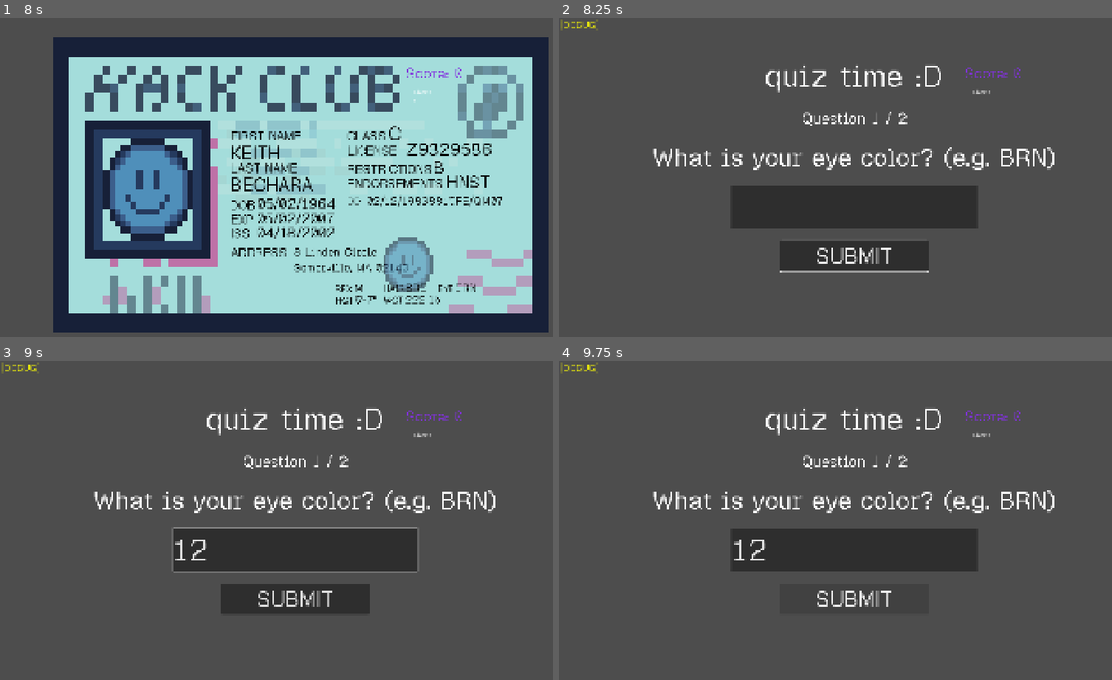
Above: before the commit, frames 1-4 (two rows, left to right).
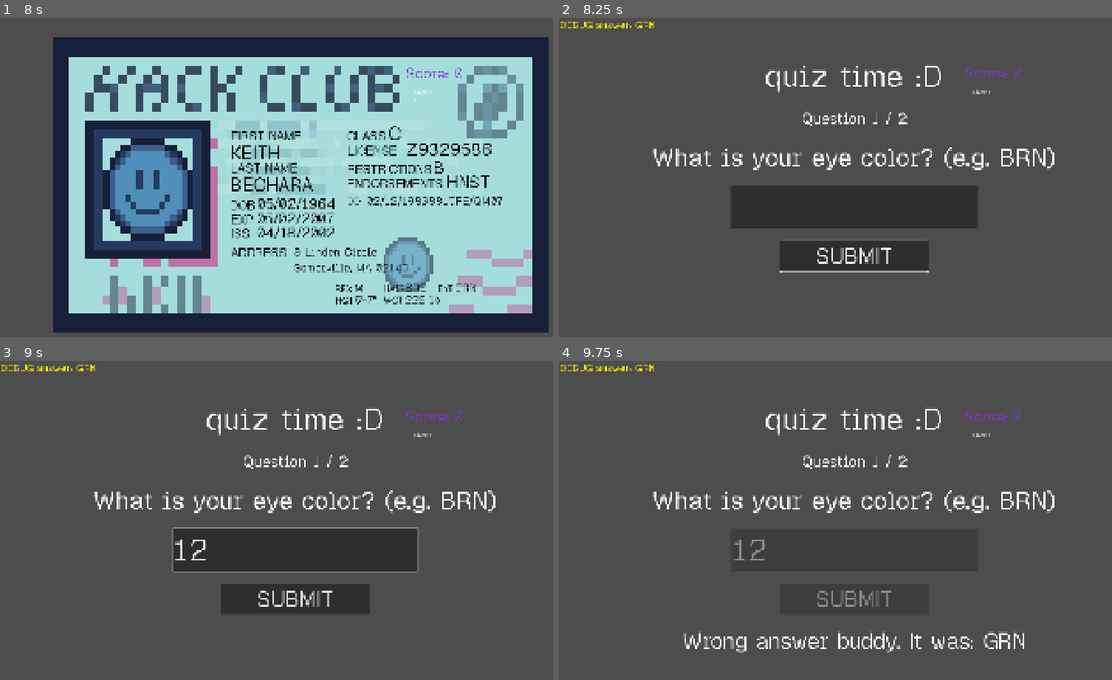
Above: after the commit, the same moments.

Repository: itstntcraft123/fake-an-id
Game: Godot game, scene res://scenes/game.tscn
The game is run twice, just before and just after one commit, with the same random seed, the same clock (stepped at 60 frames per second) and the same inputs. This scene is started directly instead of the project's main scene.
Inputs (mouse positions are in pixels of both pictures, inside the frame that each line leads up to):
- Up to frame 1 (8 s): tap Enter at 0.5, 2, 3.5 s; move the mouse to (425, 167) at 0.52 s; hold Right 0.53-1.28 s; tap Alt every 1.5 s from 0.6 to 6.6 s; click (425, 167) at 0.67 s; tap Space at 1.25, 2.75, 4.25 s; move the mouse to (176, 199) at 1.27 s; hold Down (ui_down) 1.28-2.03 s; tap Shift every 1.5 s from 1.35 to 7.35 s; move the mouse to (353, 110) at 2.02 s; hold Right 2.03-2.78 s; move the mouse to (265, 250) at 2.77 s; hold Up (ui_up) 2.78-3.53 s; click (265, 250) at 2.92 s; move the mouse to (470, 234) at 3.52 s; hold Left 3.53-5.03 s; move the mouse to (116, 132) at 4.27 s; move the mouse to (326, 183) at 5.02 s; hold Down (ui_down) 5.03-5.78 s; click (326, 183) at 5.17 s; move the mouse to (204, 100) at 5.77 s; hold Right 5.78-6.53 s; move the mouse to (425, 167) at 6.52 s; hold Up (ui_up) 6.53-7.28 s; move the mouse to (176, 199) at 7.27 s; hold Right from 7.28 s (still down); click (176, 199) at 7.42 s
- Up to frame 2 (8.25 s): move the mouse to (912, 110) at 8.02 s; release Right at 8.03 s; hold Down (ui_down) from 8.03 s (still down); tap Alt at 8.1 s
- Up to frame 3 (9 s): release Down (ui_down) at 8.75 s; click (293, 549) at 8.77 s; type "12" at 8.85 s
- Up to frame 4 (9.75 s): click "SUBMIT" at 9.5 s

Frame 1 is identical in both runs. In frame 2, 0.2% of the frame differs, in the area x 0-18%, y 0-4%; in frame 3, 0.2%; in frame 4, 1.6%, in the area x 0-85%, y 0-92%.
Error before the commit: Invalid access to property or key 'eyes' on a base object of type 'Dictionary'. (res://scripts/quiz.gd:88)

Commit message:
fix error caused by renaming

Diff:
--- a/scripts/quiz.gd
+++ b/scripts/quiz.gd
@@ -10,12 +10,12 @@
 	["first_name", "What is your first name?"],
 	["last_name", "What is your last name?"],
 	["dob", "What is your date of birth? (MM/DD/YYYY)"],
-	["exp", "What is the expiration date? (MM/DD/YYYY)"],
+	["exp_date", "What is the expiration date? (MM/DD/YYYY)"],
 	["sex", "What is your sex? (M/F/X)"],
 	["weight", "What is your weight? (lbs)"],
-	["hair", "What is your hair color? (e.g. BRN)"],
-	["eyes", "What is your eye color? (e.g. BRN)"],
-	["class", "What is your license class?"]
+	["hair_color", "What is your hair color? (e.g. BRN)"],
+	["eye_color", "What is your eye color? (e.g. BRN)"],
+	["drivers_class", "What is your license class?"]
 ]
 
 @onready var progress_label: Label = %ProgressLabel
